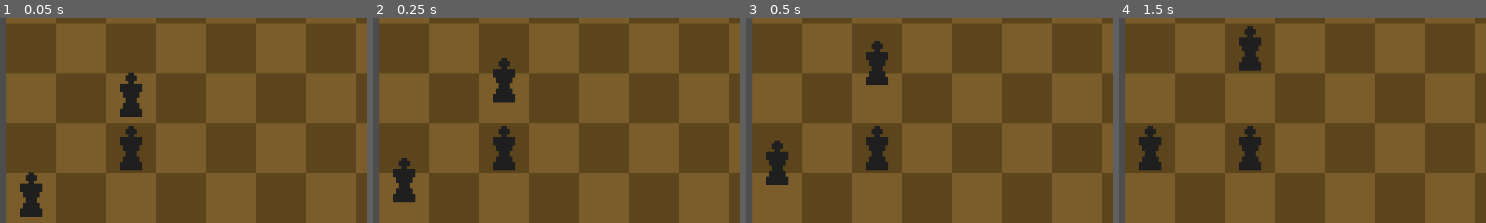
Above: before the commit, frames 1-4 (left to right).
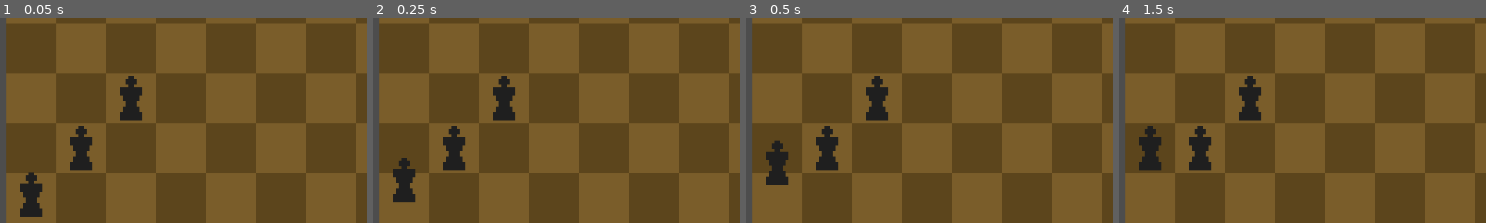
Above: after the commit, the same moments.

Repository: velocity301/winduptoys
Game: Godot game, scene res://main.tscn
Two runs of this game, one before a commit and one after it. Both use one fixed random seed, a clock stepped at 60 frames per second and the inputs below.
Inputs (mouse positions are % of the whole screen's width and height, from its top left):
- Up to frame 1 (0.05 s): no input
- Up to frame 2 (0.25 s): no input
- Up to frame 3 (0.5 s): no input
- Up to frame 4 (1.5 s): tap Enter (Submit Move) at 0.5 s; move the mouse to (75, 45) at 0.52 s; hold G (Upgrade Memory) 0.53-1.25 s; hold L (Add Order AE) 0.53-1.25 s; click (75, 45) at 0.67 s; tap Space at 1.25 s; drag from (29, 55) to (45, 72) at 1.27 s
The pictures show only the part of the screen within x 0-50%, y 49-99%; the shares and areas given below are measured in that part.

The runs differ from the first frame. In frame 1, 2.3% of the frame differs, in the area x 19-39%, y 26-75%; in frame 2, 3.0%; in frame 3, 3.6%; in frame 4, 3.9%, in the area x 19-39%, y 3-75%.

Commit message:
Refactor so board is responsible for orders
Refactor so board is responsible for simultaneous move handling. Unit will only submit its first move to the board.

Diff:
--- a/board.gd
+++ b/board.gd
@@ -4,6 +4,8 @@
 const BOARD_SIZE = 8
 const CELL_WIDTH = 18
 const SPAWN_POSITIONS: Array = [Vector2(0,0), Vector2(7,7)]
+const TWEEN_TIME = 0.7
+signal turn_completed
 
 const UNIT = preload("res://unit.tscn")
 const TANK = preload("res://Assets/P1Tank.png")
@@ -22,30 +24,33 @@
 var P2_submitted: bool
 
 
+var planned_moves: Dictionary = {}  # { target_space: [units_attempting_to_move] }
+var vacated_spaces: Array = []  # Spaces that will be vacated this turn
+
+
 # Called when the node enters the scene tree for the first time.
 func _ready() -> void:
-	input_handler.connect("both_players_submitted", _process_turn)
+	#input_handler.connect("both_players_submitted", _process_turn)
 
-	spawn_unit(0,"Worker", Vector2(0,0), ["N","W","S"])
-	spawn_unit(0,"Soldier", Vector2(2,1), ["N","W","S"])
-	spawn_unit(0,"Archer", Vector2(2,2), ["N","W","S"])
+	spawn_unit(0,"Worker", Vector2(0,0), ["N", "W","S"])
+	spawn_unit(0,"Soldier", Vector2(1,1), ["E","W","S"])
+	spawn_unit(0,"Archer", Vector2(2,2), ["S","W","S"])
 	spawn_unit(0,"Mage", Vector2(5,5), ["N","W","S"])
-
-	for unit in units:
-		unit.execute_move_order()
+	perform_turn()
 
 
 func _process(delta: float) -> void:
 	pass
 
-func _process_turn(players):
-	print("Both players have submitted their orders!")
-	for unit in units:
-		unit.execute_move_order()
-	for playerIndex in range(players.size()):
-		print(playerIndex)
-		#spawn_unit(1,"Worker", Vector2(0,0), ["N"])
-		spawn_unit(playerIndex, players[playerIndex].selectedUnit, SPAWN_POSITIONS[playerIndex], players[playerIndex].orders)
+#func _process_turn(players):
+	#print("Both players have submitted their orders!")
+	#perform_turn()
+	##for unit in units:
+		##unit.execute_move_order()
+	#for playerIndex in range(players.size()):
+		#print(playerIndex)
+		##spawn_unit(1,"Worker", Vector2(0,0), ["N"])
+		#spawn_unit(playerIndex, players[playerIndex].selectedUnit, SPAWN_POSITIONS[playerIndex], players[playerIndex].orders)
 
 func process_orders():
 	# Implement the logic for processing orders after both players have submitted
@@ -82,40 +87,83 @@
 	if event is InputEventMouseButton and event.pressed:
 		pass
 
-#func validate_move(unit, board, move):
-	#if unit.boardPosition.x + move.x>=BOARD_SIZE or unit.boardPosition.y + move.y>=BOARD_SIZE or unit.boardPosition.x + move.x<0 or unit.boardPosition.x + move.x<0:
-		#print("Out of Bounds")
-		#return false
-	#if board[unit.boardPosition.x + move.x][unit.boardPosition.y + move.y]:
-		#print("Occupied Space")
-		#return false
-	#print("Unit Moved Successfully")
-	#return true
+# Registers a move attempt for a unit
+func register_move(unit: Unit, target_position: Vector2) -> void:
+	if !planned_moves.has(target_position):
+		planned_moves[target_position] = []
+	planned_moves[target_position].append(unit)
 
-#func execute_order(unit, board):
-	##print("from: " + str(unit.boardPosition))
-	#match unit.orders[0]:
-		#"Move_N":
-			#if validate_move(unit, board, Vector2(0,1)):
-				#unit.boardPosition += Vector2(0,1)
-		#"Move_S":
-			#if validate_move(unit, board, Vector2(0,-1)):
-				#unit.boardPosition += Vector2(0,-1)
-		#"Move_E":
-			#if validate_move(unit, board, Vector2(1,0)):
-				#unit.boardPosition += Vector2(1,0)
-		#"Move_W":
-			#if validate_move(unit, board, Vector2(-1,0)):
-				#unit.boardPosition += Vector2(-1,0)
+	# Add the unit's current position to vacated spaces if not already present
+	if unit.boardPosition not in vacated_spaces:
+		vacated_spaces.append(unit.boardPosition)
 
-	#unit.orders.pop_front()
-	#print("to: " + str(unit.boardPosition))
-	#return [unit, board]
+	# Check if all units have registered their moves, then resolve conflicts
+	if all_units_registered():
+		print("All units reg")
+		resolve_moves()
+
+# Resolves planned moves, handles conflicts, and updates unit positions
+func resolve_moves() -> void:
+	for target_position in planned_moves.keys():
+		var units = planned_moves[target_position]
+
+		if units.size() == 1:
+			# No conflict: perform the move
+			perform_move(units[0], target_position)
+		else:
+			# Conflict: no units move
+			for unit in units:
+				unit.emit_signal("move_completed")
+
+	# Clear tracking data for the next turn
+	planned_moves.clear()
+	vacated_spaces.clear()
 
 
-#func execute_orders(board: Array, units: Array):
+# Moves a unit to the target position
+func perform_move(unit: Unit, target_position: Vector2) -> void:
+	var tween = create_tween()
+	tween.tween_property(unit, "position", boardPositionToLocalPosition(target_position), Unit.TWEEN_TIME)
+	unit.boardPosition = target_position
+	unit.emit_signal("move_completed")
+
+# Checks if a space is occupied, considering vacated spaces
+func is_space_occupied(space: Vector2) -> bool:
+	if space in vacated_spaces:
+		return false
+	for unit in units:
+		if unit.boardPosition == space:
+			return true
+	return false
+
+# Determines if all units have registered their moves
+func all_units_registered() -> bool:
+	for unit in units:
+		print("Unit " + str(unit) + " has " + str(unit.has_registered_move) + " registered first move.")  # Debug
+		if not unit.has_registered_move:
+			return false
+	return true
+
+
+
+# Executes one turn
+# Executes one turn
+func perform_turn() -> void:
+	# Each unit executes only its first move order
+	for unit in units:
+		if unit.orders.size() > 0:
+			unit.execute_move_order()
+
+	## After resolving moves, handle abilities or additional actions
 	#for unit in units:
-		#execute_order(unit, board)
+		#unit.execute_ability_order()
+
+	# After all units register their moves, resolve them
+	# This will resolve conflicts (e.g., two units moving to the same space)
+	if all_units_registered():
+		resolve_moves()
+	# Emit a signal when all moves and abilities are completed
+	emit_signal("turn_completed")
 
 
 #func display_board() -> void:
--- a/input_handler.gd
+++ b/input_handler.gd
@@ -152,9 +152,17 @@
 	var player2 = Player.new()
 	players.append(player1)
 	players.append(player2)
+	# Connect the turn_completed signal to a function in another script
+	board.connect("turn_completed", _on_turn_completed)
+
 	#connect("both_players_submitted", get_node("$../Board"), "_on_both_players_submitted")
 	#for player in range(PLAYERCOUNT):
 		#players.append(Player.new(units))
+
+func _on_turn_completed():
+	print("Turn completed!")
+	# Handle any additional logic for after the turn ends (e.g., updating UI)
+
 
 func print_gamestate():
 	for playerIndex in range(2):
--- a/unit.gd
+++ b/unit.gd
@@ -12,6 +12,7 @@
 var boardPosition: Vector2
 var orders: Array = []
 var is_alive: bool
+var has_registered_move: bool
 const UNIT_ORDERS = {
 	 "Worker": {
 		"N": Vector2(0, 1),
@@ -75,17 +76,6 @@
 	}
 }
 
-#func _init(
-	#team: int,
-	#unitType: String,
-	#board_position: Vector2,
-	#orders: Array):
-	#self.state = "IDLE"
-	#self.team = team
-	#self.unitType = unitType
-	#self.boardPosition = board_position
-	#self.orders = orders
-	#self.is_alive = true
 
 func initialize(
 	team: int,
@@ -98,34 +88,55 @@
 	self.boardPosition = board_position
 	self.orders = orders
 	self.is_alive = true
+	has_registered_move = false
+
+func _ready():
+	board.connect("turn_completed", _on_all_moves_completed)
+
+# Executes ability orders (placeholder for specific logic)
+func execute_ability_order() -> void:
+	if self.unitType == "Worker":
+		pass  # Capture the mine or perform other actions
+
+# Registers the move order with the board
+func execute_move_order() -> void:
+	if orders.size() == 0:
+		emit_signal("move_completed")
+		return
+
+	# Only process the first order
+	if orders.size() > 0:
+		var current_order = orders[0]  # Get the first order
+		print("Executing move order: " + current_order)  # Debug
+
+		var move_vector = UNIT_ORDERS[unitType].get(current_order, Vector2.ZERO)
+		print("Move vector: " + str(move_vector))  # Debug
+
+		var target_position = boardPosition + move_vector
+		print("Target position (board): " + str(target_position))  # Debug
+
+		# Convert to local position
+		var local_target_position = board.boardPositionToLocalPosition(target_position)
+		print("Target position (local): " + str(local_target_position))  # Debug
+
+		# Register the move with the board
+		board.register_move(self, target_position)
+
+		# Remove the first order after it's executed
+		orders.pop_front()  # Remove the first order
+		print("Remaining orders: " + str(orders))  # Debug
+		self.has_registered_move = true
+	else:
+		print("No orders to execute.")
 
 
-func _ready() -> void:
-	pass
+# Checks if a space is occupied (considering vacated spaces from the board)
+func is_space_occupied(space: Vector2) -> bool:
+	return board.is_space_occupied(space)
 
+func _on_all_moves_completed():
+	self.has_registered_move = false
+	self.state = "SELECTING_UNIT"
 
-func execute_ability_order():
-	if self.unitType == "Worker":
-		pass # capture the mine underneath the worker
-
-func execute_move_order():
-	var tween = create_tween()
-	var startPosition = board.boardPositionToLocalPosition(self.boardPosition)
-	var current_order = self.orders[0]
-	var move_vector = UNIT_ORDERS[self.unitType][current_order]
-	var target_position = self.boardPosition + move_vector
-	# TODO: check inbetween path squares here
-	if is_space_occupied(target_position):
-		self.orders.pop_front()
-		return
-	tween.tween_property(self, "position", board.boardPositionToLocalPosition(target_position), TWEEN_TIME)
-	self.boardPosition = target_position
-	self.orders.pop_front()
-
-
-func is_space_occupied(space: Vector2) -> bool:
-	for unit in board.units:
-		if unit.boardPosition == space:
-			print(str(unit.boardPosition) + " is occupied")
-			return true
-	return false
+# Signal emitted when a move is completed
+signal move_completed
Not shown, added: mai9303.tmp
Not shown, added: maiA8CF.tmp
Not shown, added: maiB157.tmp
